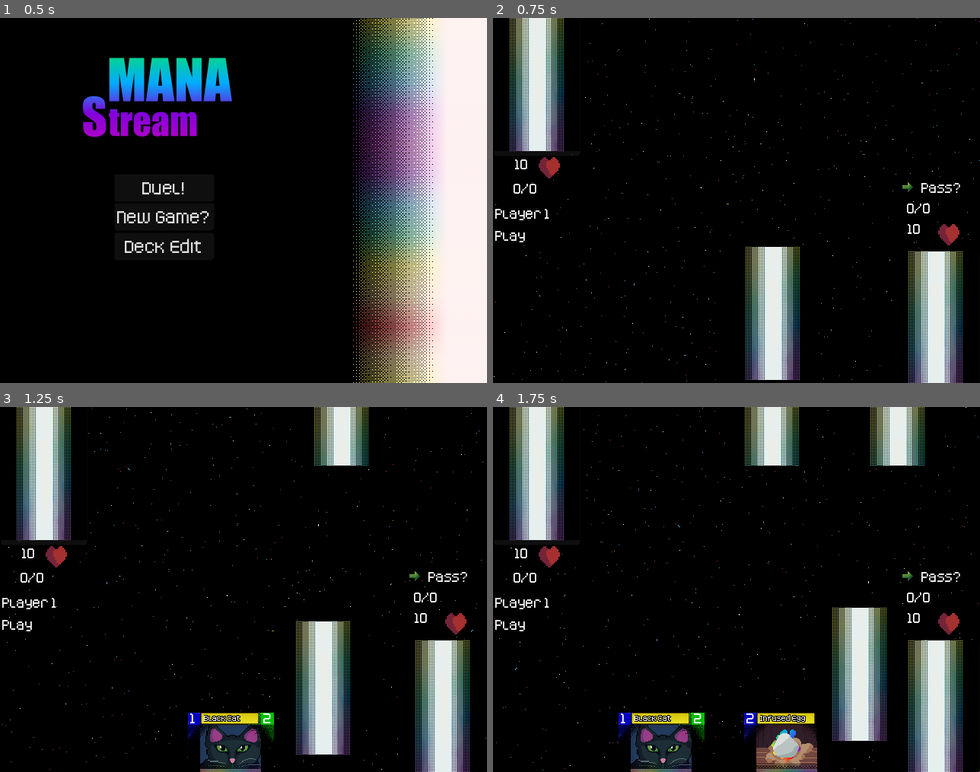
Above: before the commit, frames 1-4 (two rows, left to right).
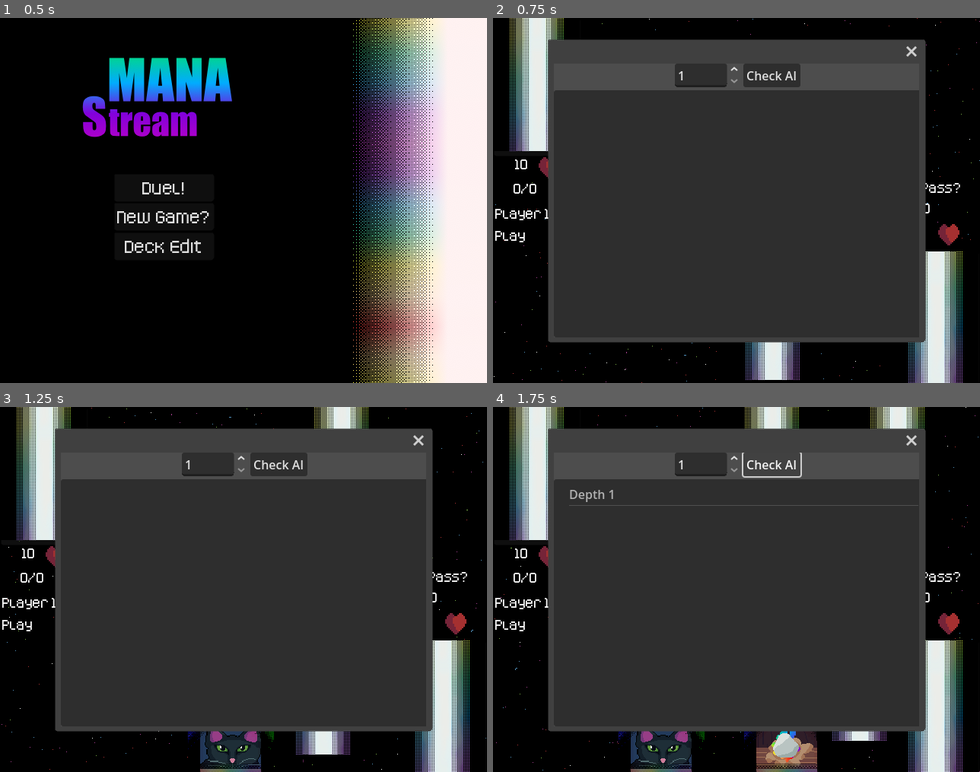
Above: after the commit, the same moments.

Repository: ColbySchexnayder/mana-stream
Game: Godot game, scene res://Scenes/titleScreen.tscn
Two runs of this game, one before a commit and one after it. Both use one fixed random seed, a clock stepped at 60 frames per second and the inputs below.
Inputs (mouse positions are in pixels of both pictures, inside the frame that each line leads up to):
- Up to frame 1 (0.5 s): no input
- Up to frame 2 (0.75 s): click "New Game?" at 0.5 s
- Up to frame 3 (1.25 s): no input
- Up to frame 4 (1.75 s): click (770, 465) at 1.25 s, where only the run after the commit has a clickable "Check AI"

Frame 1 is identical in both runs. In frame 2, 65% of the frame differs, in the area x 11-89%, y 5-89%; in frame 3, 65%; in frame 4, 64%.
Error after the commit: Invalid access to property or key 'player_turn' on a base object of type 'Nil'. (res://AI/AI.gd:77)

Commit message:
Created AI Debug Framework
Need to change AI to not use active cards and either make copies or use placeholders

Diff:
--- a/AI/AI.gd
+++ b/AI/AI.gd
@@ -1,4 +1,5 @@
 class_name AI extends Node
+
 
 #region Field
 var ai_hand : Array[Card] = []
@@ -69,53 +70,109 @@
 
 	return state
 
-
-func generate_children(state : BoardState = current_state):
+#Generate possible changes to the field from given state
+func generate_child_states(state : BoardState = current_state):
 	var new_state : BoardState = set_board_state(state)
 
 	if state.player_turn == 1:
 		new_state.player_turn = 2
+		new_state.ai_hand.push_back(new_state.ai_deck.pop_front())
+		new_state.node_score = new_state.calculate_score()
 		state.children.push_back(new_state)
+
 		for card in state.player_hand:
 			new_state = set_board_state(state)
 			new_state.player_mana_zone.push_back(card)
 			new_state.player_hand.erase(card)
+			new_state.node_score = new_state.calculate_score()
 			state.children.push_back(new_state)
+
 			if card.cost < state.p1AvailableMana and !card.onlyWorksInMana:
 				new_state = set_board_state(state)
 				new_state.player_summon_zone.push_back(card)
 				new_state.player_hand.erase(card)
 				new_state.p1AvailableMana -= card.cost
+				new_state.node_score = new_state.calculate_score()
 				state.children.push_back(new_state)
+
 		for card in state.player_mana_zone:
 			if !card.exhausted:
 				new_state = set_board_state(state)
 				new_state.player_mana_zone.get(card.get_index()).exhausted = true
 				new_state.p1AvailableMana += 1
 				new_state.p1TotalMana += 1
+				new_state.node_score = new_state.calculate_score()
 				state.children.push_back(new_state)
+
 		for card in state.player_summon_zone:
-			pass
+			if !card.exhausted:
+				if ai_summon_zone.is_empty():
+					new_state = set_board_state(state)
+					new_state.player_summon_zone.get(card.get_index()).exhausted = true
+					new_state.p2Health -= card.attack
+					new_state.node_score = new_state.calculate_score()
+					state.children.push_back(new_state)
+				else:
+					for opp_card in ai_summon_zone:
+						new_state = set_board_state(state)
+						if card.attack > opp_card.health:
+							new_state.ai_deck.push_back(opp_card)
+							new_state.ai_summon_zone.erase(opp_card)
+						if opp_card.attack > card.health:
+							new_state.player_deck.push_back(card)
+							new_state.player_summon_zone.erase(card)
+						new_state.node_score = new_state.calculate_score()
+						state.children.push_back(new_state)
+
 	else:
 		new_state.player_turn = 1
+		new_state.player_hand.push_back(new_state.player_deck.pop_front())
+		new_state.node_score = new_state.calculate_score()
 		state.children.push_back(new_state)
+
 		for card in state.ai_hand:
 			new_state = set_board_state(state)
 			new_state.ai_mana_zone.push_back(card)
 			new_state.ai_hand.erase(card)
+			new_state.node_score = new_state.calculate_score()
 			state.children.push_back(new_state)
+
 			if card.cost < state.p2AvailableMana and !card.onlyWorksInMana:
 				new_state = set_board_state(state)
 				new_state.ai_summon_zone.push_back(card)
 				new_state.ai_hand.erase(card)
 				new_state.p2AvailableMana -= card.cost
+				new_state.node_score = new_state.calculate_score()
 				state.children.push_back(new_state)
+
 		for card in state.ai_mana_zone:
 			if !card.exhausted:
 				new_state = set_board_state(state)
 				new_state.ai_mana_zone.get(card.get_index()).exhausted = true
 				new_state.p2AvailableMana += 1
 				new_state.p2TotalMana += 1
+				new_state.node_score = new_state.calculate_score()
 				state.children.push_back(new_state)
+
 		for card in ai_summon_zone:
-			pass
+			if !card.exhausted:
+				if player_summon_zone.is_empty():
+					new_state = set_board_state(state)
+					new_state.ai_summon_zone.get(card.get_index()).exhausted = true
+					new_state.p1Health -= card.attack
+					new_state.node_score = new_state.calculate_score()
+					state.children.push_back(new_state)
+				else:
+					for opp_card in player_summon_zone:
+						new_state = set_board_state(state)
+						if card.attack > opp_card.health:
+							new_state.player_deck.push_back(opp_card)
+							new_state.player_summon_zone.erase(opp_card)
+						if opp_card.attack > card.health:
+							new_state.ai_deck.push_back(card)
+							new_state.ai_summon_zone.erase(card)
+						new_state.node_score = new_state.calculate_score()
+						state.children.push_back(new_state)
+
+	state.children.sort_custom(func (state1:BoardState, state2:BoardState):
+		return state1.node_score > state2.node_score)
--- a/AI/BoardState.gd
+++ b/AI/BoardState.gd
@@ -29,6 +29,33 @@
 var node_score = 0
 var children : Array[BoardState] = []
 
+func _to_string() -> String:
+	var txt = "Current Player: " + str(player_turn) + "\n"
+	txt += "AI\n"
+	txt += "AI Health: " + str(p2Health) + "\n AI Mana: " + str(p2AvailableMana) + "/" + str(p2TotalMana) + "\n"
+	txt += "AI Hand:\n\t"
+	for card in ai_hand:
+		txt += card.cardName + ", "
+	txt += "\nAI Mana:\n\t"
+	for card in ai_mana_zone:
+		txt += card.cardName + " e:" + str(card.exhausted) + ", "
+	txt += "\nAI Summon:\n\t"
+	for card in ai_summon_zone:
+		txt += card.cardName + " e:" + str(card.exhausted) + ", "
+
+	txt += "\n\nPlayer\n"
+	txt += "Player Health: " + str(p1Health) + "\n Player Mana: " + str(p1AvailableMana) + "/" + str(p1TotalMana) + "\n"
+	txt += "Player Hand:\n\t"
+	for card in player_hand:
+		txt += card.cardName + ", "
+	txt += "\nPlayer Mana:\n\t"
+	for card in player_mana_zone:
+		txt += card.cardName + " e:" + str(card.exhausted) + ", "
+	txt += "\nPlayer Summon:\n\t"
+	for card in player_summon_zone:
+		txt += card.cardName + " e:" + str(card.exhausted) + ", "
+	return txt
+
 func calculate_score() -> float:
 	node_score += p2Health*5 - p1Health*5
 	for card in ai_hand:
--- /dev/null
+++ b/Scenes/AI Viewer.tscn
@@ -0,0 +1,42 @@
+[gd_scene load_steps=2 format=3 uid="uid://bd82obug5i687"]
+
+[ext_resource type="Script" uid="uid://cdkp813oqecj7" path="res://Scenes/ai_viewer.gd" id="1_ltqjl"]
+
+[node name="AiViewer" type="Window"]
+oversampling_override = 1.0
+initial_position = 2
+size = Vector2i(480, 360)
+transient = true
+min_size = Vector2i(480, 360)
+script = ExtResource("1_ltqjl")
+
+[node name="VBoxContainer" type="VBoxContainer" parent="."]
+anchors_preset = -1
+anchor_top = 0.028
+anchor_right = 1.006
+anchor_bottom = 1.0
+offset_top = -10.08
+offset_right = 0.11999512
+size_flags_horizontal = 3
+size_flags_vertical = 3
+
+[node name="HBoxContainer" type="HBoxContainer" parent="VBoxContainer"]
+layout_mode = 2
+alignment = 1
+
+[node name="SpinBox" type="SpinBox" parent="VBoxContainer/HBoxContainer"]
+layout_mode = 2
+min_value = 1.0
+value = 1.0
+rounded = true
+
+[node name="Button" type="Button" parent="VBoxContainer/HBoxContainer"]
+layout_mode = 2
+text = "Check AI
+"
+
+[node name="Tree" type="Tree" parent="VBoxContainer"]
+layout_mode = 2
+size_flags_vertical = 3
+
+[connection signal="pressed" from="VBoxContainer/HBoxContainer/Button" to="." method="_on_button_pressed"]
--- a/Scenes/Duel.tscn
+++ b/Scenes/Duel.tscn
@@ -18,6 +18,7 @@
 [ext_resource type="Texture2D" uid="uid://cqgbuaan4vy6m" path="res://Cards/CardArt/blackcat.png" id="16_jmbob"]
 [ext_resource type="PackedScene" uid="uid://cbr45uaedmdua" path="res://Scenes/placement_image.tscn" id="17_6kaua"]
 [ext_resource type="Texture2D" uid="uid://bclgb8scwwre0" path="res://Art/ManaButton.png" id="18_sgn6l"]
+[ext_resource type="PackedScene" uid="uid://bd82obug5i687" path="res://Scenes/AI Viewer.tscn" id="19_pa7a4"]
 
 [sub_resource type="Animation" id="Animation_jmbob"]
 resource_name = "Fade"
@@ -451,8 +452,11 @@
 position = Vector2(338, 152)
 texture = ExtResource("18_sgn6l")
 
+[node name="AiViewer" parent="." instance=ExtResource("19_pa7a4")]
+
 [connection signal="pressed" from="Control/P1Deck/P1DeckButton" to="." method="_on_p_1_deck_pressed"]
 [connection signal="pressed" from="Control/PassButton" to="." method="_on_pass_button_pressed"]
 [connection signal="pressed" from="Control/InterruptChoice/InterruptButton" to="." method="_on_interrupt_button_pressed"]
 [connection signal="pressed" from="Control/InterruptChoice/InterruptPassButton" to="." method="_on_interrupt_pass_button_pressed"]
 [connection signal="item_clicked" from="Control/SelectionListArea/SelectionList" to="." method="_on_selection_list_item_clicked"]
+[connection signal="ai_view_button_pressed" from="AiViewer" to="." method="_on_ai_viewer_ai_view_button_pressed"]
--- /dev/null
+++ b/Scenes/ai_viewer.gd
@@ -0,0 +1,9 @@
+extends Window
+
+@onready var spin_box: SpinBox = $VBoxContainer/HBoxContainer/SpinBox
+
+signal ai_view_button_pressed
+
+func _on_button_pressed() -> void:
+	var value = spin_box.value
+	emit_signal("ai_view_button_pressed", value)
--- a/Scenes/duel.gd
+++ b/Scenes/duel.gd
@@ -76,7 +76,15 @@
 @onready var phase_label: RichTextLabel = $Control/PhaseLabel
 @onready var interception_message: RichTextLabel = $Control/InterruptChoice/Panel/InterceptionMessage
 
-@onready var ai: AI_Manager = $AI
+#@onready var ai: AI_Manager = $AI
+@onready var ai: AI = AI.new()
+#region AI Debug tools
+const AI_VIEWER = preload("uid://bd82obug5i687")
+@onready var ai_viewer: Window = $AiViewer
+@onready var vtree: Tree = $AiViewer/VBoxContainer/Tree
+var ui_root: TreeItem
+@onready var spin_box: SpinBox = $AiViewer/VBoxContainer/HBoxContainer/SpinBox
+#endregion
 
 @onready var sfx_player: AudioStreamPlayer = $SFXPlayer
 @onready var phase_change_animation: AnimatedSprite2D = $PhaseChangeAnimation
@@ -206,6 +214,14 @@
 	for i in range(5):
 		await draw(1)
 		await draw(2)
+
+	ai.current_state = ai.set_board_state()
+
+
+	ui_root = vtree.create_item()
+	ui_root.set_text(0, "Current State")
+	var child = vtree.create_item(ui_root)
+	child.set_text(0, ai.current_state.to_string())
 
 # Keep the text up to date and cards organized
 func _process(_delta: float) -> void:
@@ -938,3 +954,17 @@
 		return
 
 	emit_signal("choice_made", index)
+
+
+#WARNING AI is using references when it should make shallow copies (or maybe even not use object at all)
+#WARNING AI Debug framework, multiple presses will add more children without clearing existing ones
+func _on_ai_viewer_ai_view_button_pressed(depth) -> void:
+
+	print(depth)
+
+	ai.generate_child_states()
+	var label = vtree.create_item(ui_root)
+	label.set_text(0, "Depth 1")
+	for state in ai.current_state.children:
+		var child = vtree.create_item(label)
+		child.set_text(0, state.to_string())
--- a/project.godot
+++ b/project.godot
@@ -23,6 +23,7 @@
 
 window/size/viewport_width=640
 window/size/viewport_height=480
+window/subwindows/embed_subwindows=false
 window/stretch/mode="viewport"
 window/stretch/scale_mode="integer"
 
Not shown: 1 places in Scenes/Duel.tscn that only renumber resources
Not shown, added: Scenes/ai_viewer.gd.uid
